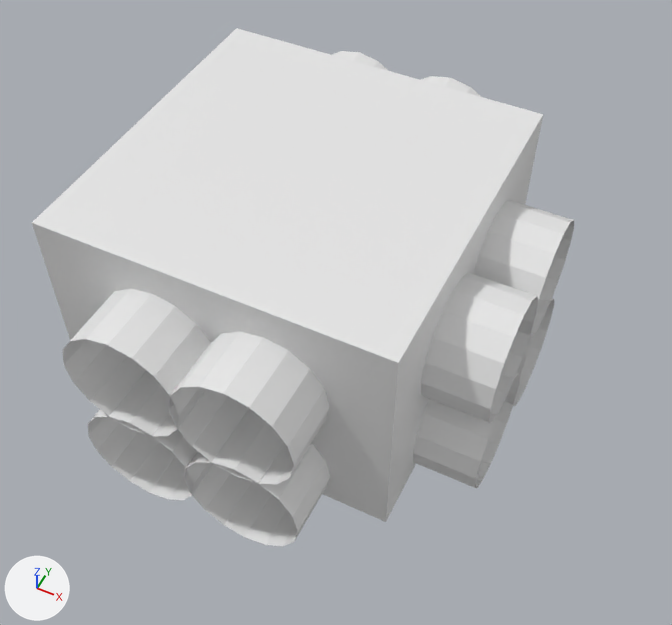
Renders of the OBJ model src/main/resources/assets/renewables/models/hv_conductor_run/tee.obj from each side of a commit.
Camera for both pictures: a camera (50 mm lens) standing at (0.725, -0.903, 0.541) and looking at (0.534, -0.521, 0.063). The axes (+X, +Y, +Z) are drawn at lower left. The lights are the same throughout. The older version comes first. Where no turn or scale is listed for an object, it has been applied to the vertices.

The first picture shows 'clamp'.
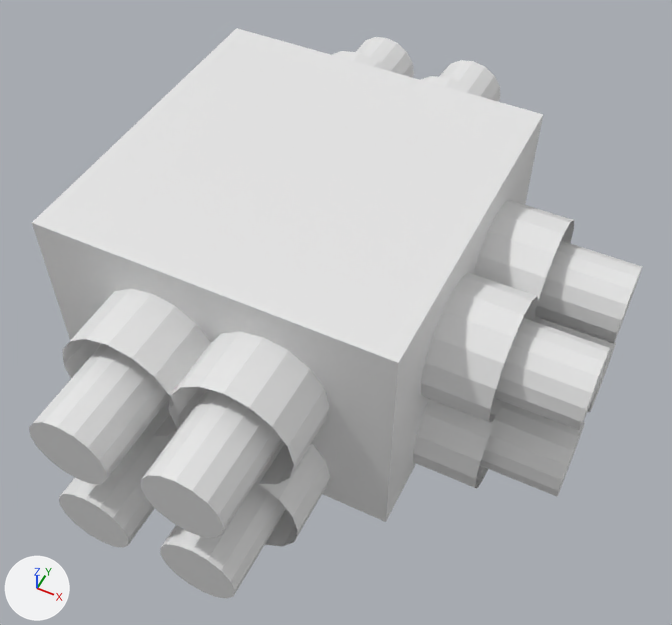
Boxes (x1, y1, x2, y2) around the edits, measured in the pictures (672 x 625 px):
'conductor', added: after (29, 37, 642, 599)

The edits, one by one:
Material 'conductor' (mat_conductor) is new.
Its base color is (0.8, 0.8, 0.8) (white #e7e7e7).
Mesh me_conductor is new.
It has 384 vertices, 216 faces and spans x 0.437..0.712, y -0.712..-0.287, z 0.0..0.127.
It uses material mat_conductor (its picture is missing).
Object 'conductor' (ob_conductor) is new; it shows me_conductor.
Its location is (0.0, 0.0, 0.0).
